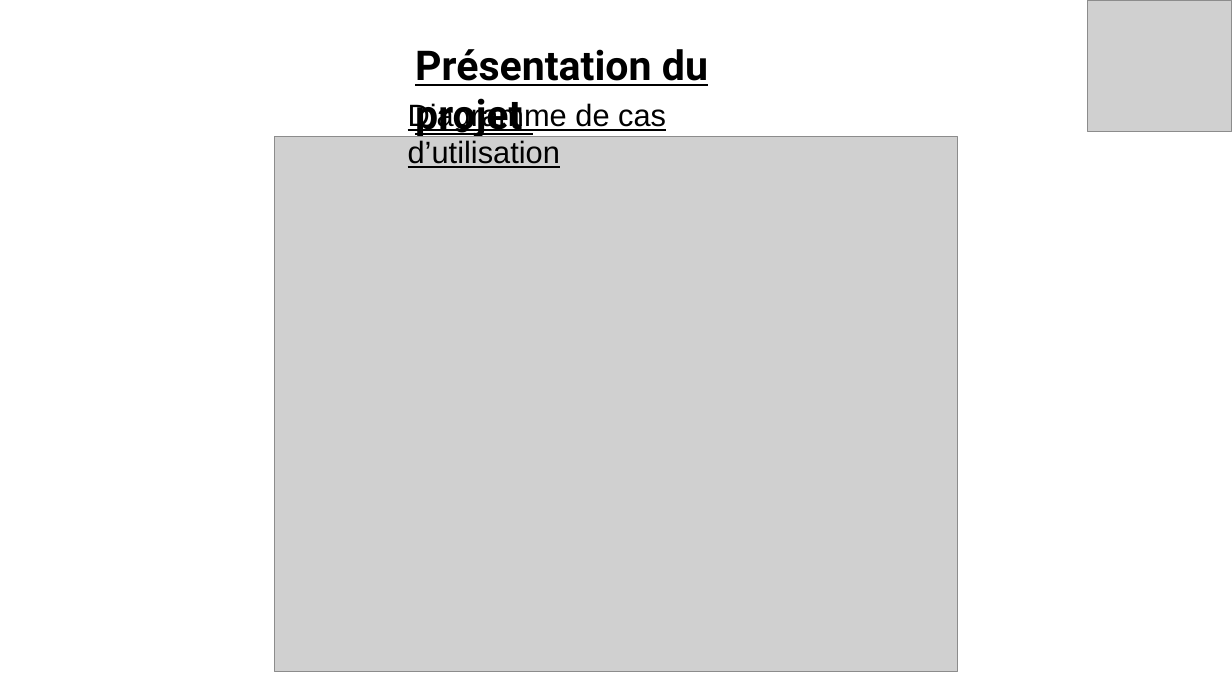
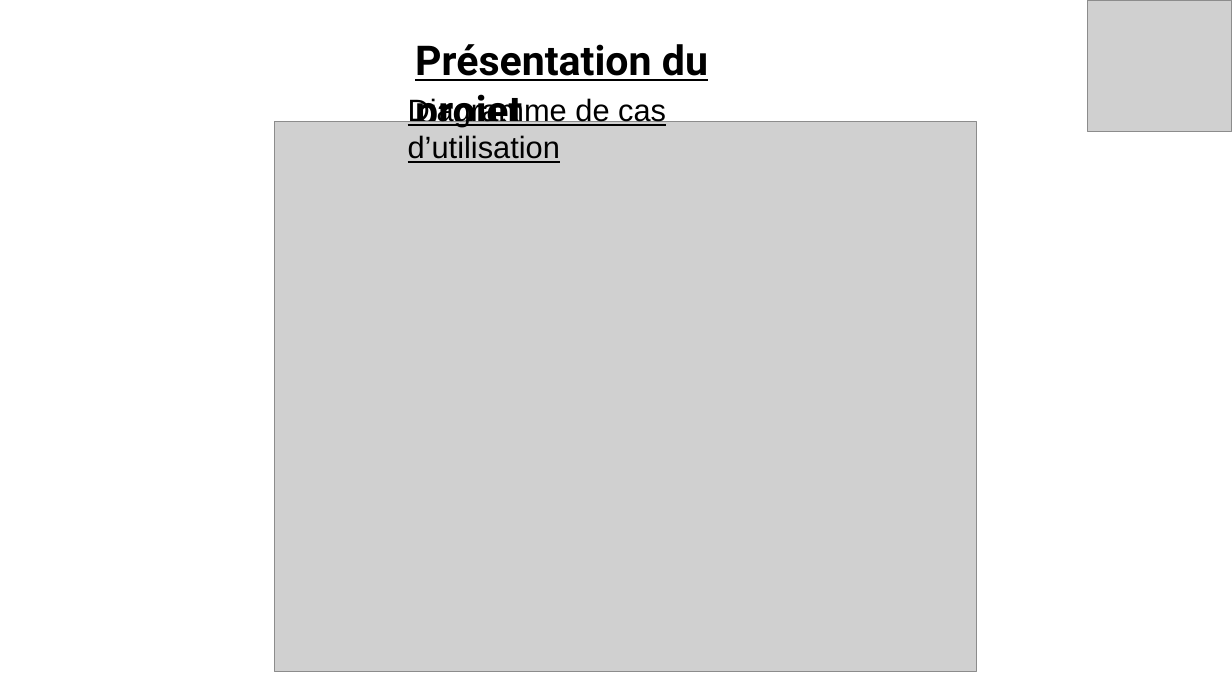
Before and after one commit to vento11b/mini-projet2, a slide deck: slide 5 of Présentation/TOKI.pptx. Drawn at 1232x693 pixels with LibreOffice and Linux fonts; fonts in the diff are those of the drawing; grey boxes stand for pictures. Boxes give left, top, right and bottom in pixels: in the first picture for what was removed or moved away, otherwise in the second. Text is boxed around its words. In the diff, an @@ line names an element or a change of style, - is before the commit and + after.

```diff
--- a/Présentation/TOKI.pptx
+++ b/Présentation/TOKI.pptx
@@ text "Présentation du projet" rewrapped from [415, 49, 708, 137] to [415, 44, 708, 128] @@
@@ text "Diagramme de cas d’utilisation": place and size @@
-text "Diagramme de cas d’utilisation" at [408, 102, 666, 168]
+text "Diagramme de cas d’utilisation" at [408, 97, 666, 163]
@@ picture: place and size @@
-picture at [274, 137, 958, 672]
+picture at [274, 122, 977, 672]
```
Also in this commit, not shown: 10 other slides changed.
